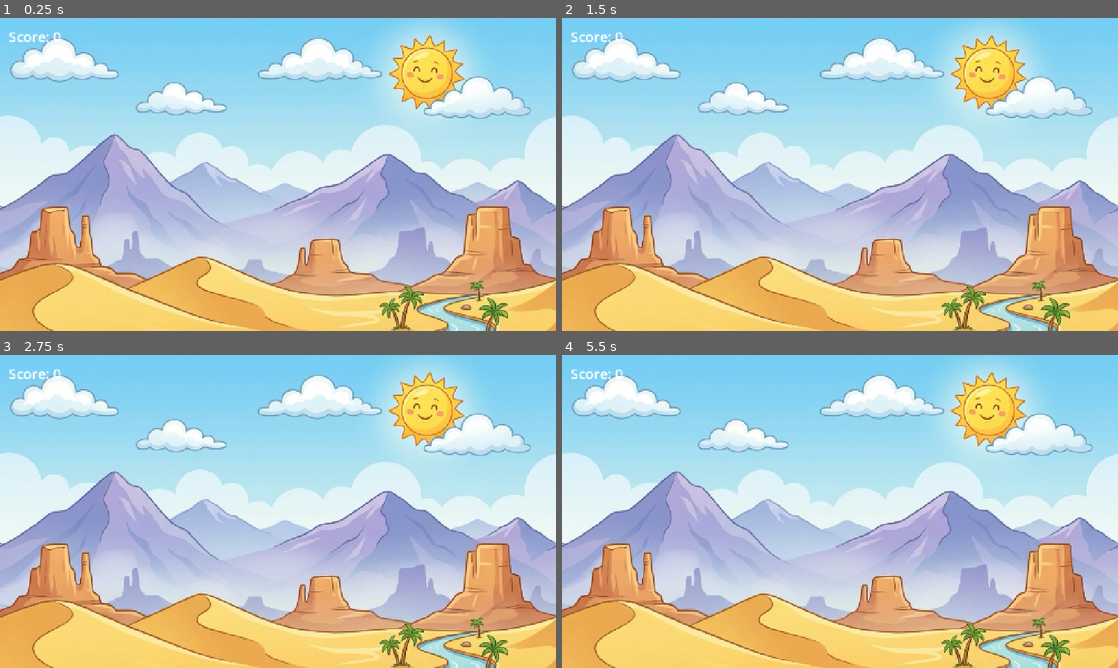
Above: before the commit, frames 1-4 (two rows, left to right).
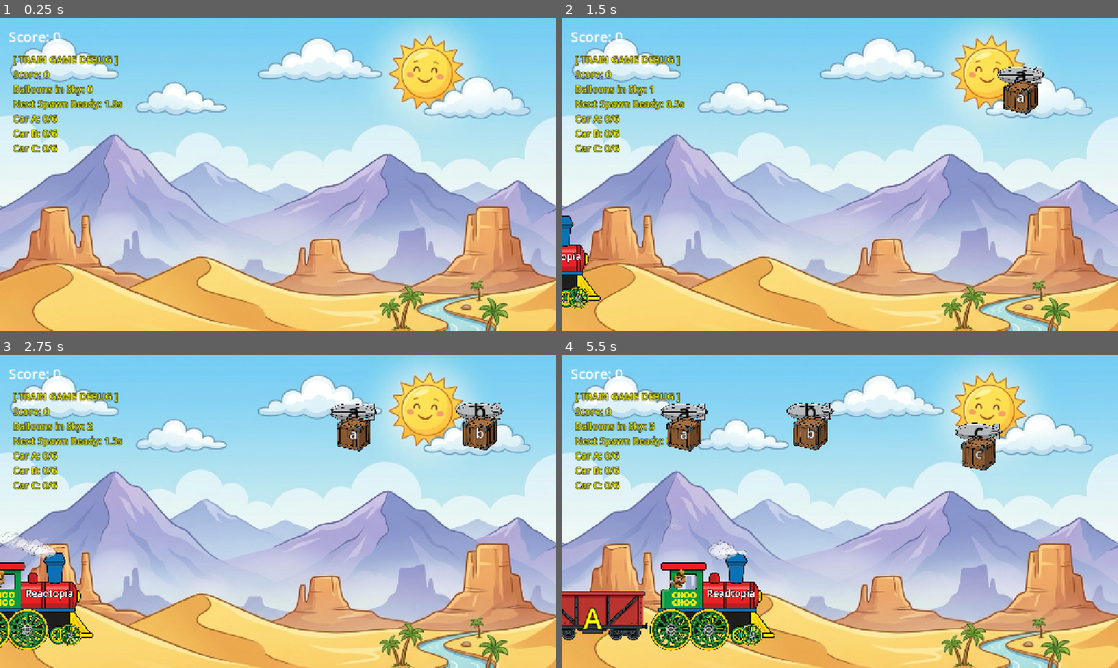
Above: after the commit, the same moments.

Repository: xiangfa/rt-games-godot
Game: Godot game, scene res://scenes/main.tscn
Two runs of this game, one before a commit and one after it. Both use one fixed random seed, a clock stepped at 60 frames per second and the inputs below.
Inputs (mouse positions are in pixels of both pictures, inside the frame that each line leads up to):
- Up to frame 1 (0.25 s): no input
- Up to frame 2 (1.5 s): tap Enter at 0.5 s; move the mouse to (962, 158) at 0.52 s; click (962, 158) at 0.67 s; move the mouse to (728, 190) at 1.27 s; click (728, 190) at 1.42 s
- Up to frame 3 (2.75 s): move the mouse to (333, 442) at 2.02 s; click (333, 442) at 2.17 s
- Up to frame 4 (5.5 s): move the mouse to (812, 574) at 2.77 s; click (812, 574) at 2.92 s; move the mouse to (1006, 558) at 3.52 s; click (1006, 558) at 3.67 s; move the mouse to (673, 464) at 4.27 s; click (673, 464) at 4.42 s; move the mouse to (867, 511) at 5.02 s; click (867, 511) at 5.17 s

The runs differ from the first frame. In frame 1, 1.8% of the frame differs, in the area x 2-22%, y 12-43%; in frame 2, 3.8%; in frame 3, 7.3%; in frame 4, 11%, in the area x 0-80%, y 12-95%.
Error before the commit: Parse Error: Identifier "debug_hud" not declared in the current scope. (res://scripts/main.gd:27)

Commit message:
v2.4 (Fix): Restored essential game variables in main.gd

Diff:
--- a/train-words/scripts/main.gd
+++ b/train-words/scripts/main.gd
@@ -9,6 +9,11 @@
 	"cars": ["a1", "b1", "c1"],
 	"balloons": ["a", "b", "c"]
 }
+
+var spawn_index = 0
+var auto_play: bool = false
+var debug_hud: Label
+
 func _ready():
 	name = "MainNode_v2"
 	add_to_group("game_events_v2")
